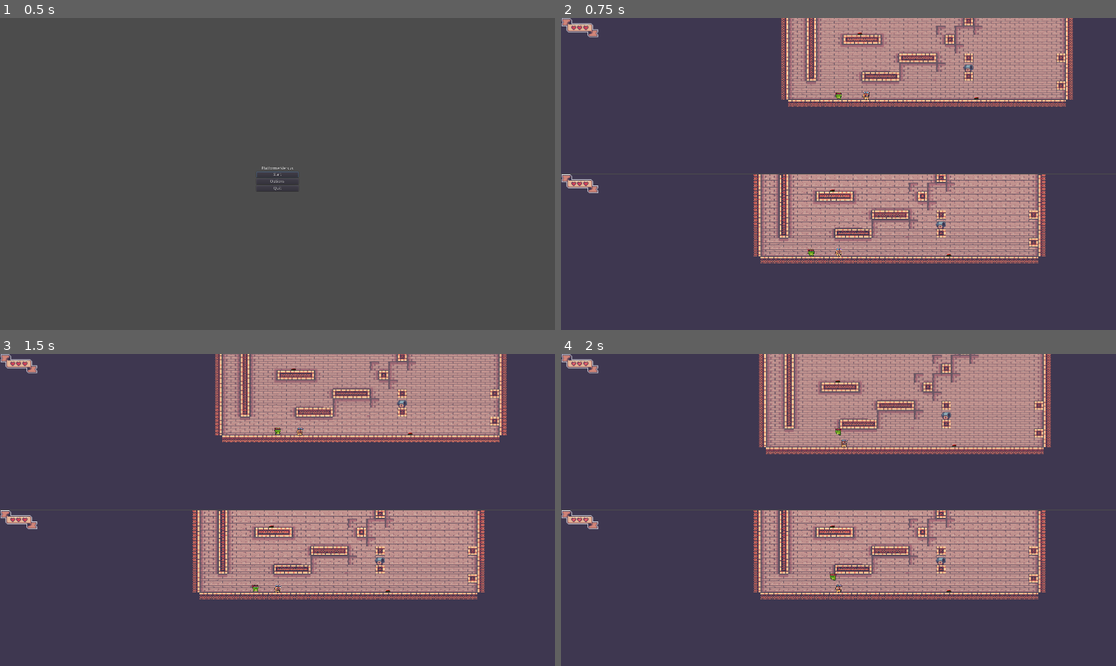
Above: before the commit, frames 1-4 (two rows, left to right).
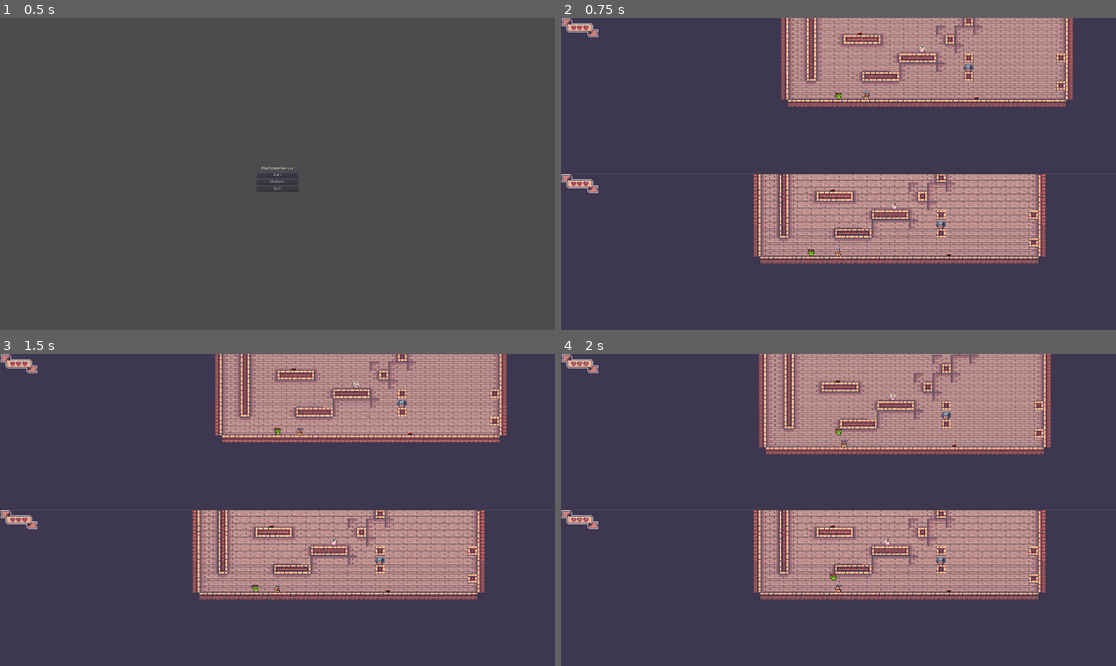
Above: after the commit, the same moments.

Repository: ccarrions/PlatformerVersus
Game: Godot game, scene res://scenes/StartMenu.tscn
Two runs of this game, one before a commit and one after it. Both use one fixed random seed, a clock stepped at 60 frames per second and the inputs below.
Inputs:
- Up to frame 1 (0.5 s): no input
- Up to frame 2 (0.75 s): click "Start" at 0.5 s
- Up to frame 3 (1.5 s): tap Enter at 1.25 s; hold Right (p1_move_right) from 1.28 s (still down)
- Up to frame 4 (2 s): keep holding Right (p1_move_right); tap Up (p1_jump) at 1.52 s

Frame 1 is identical in both runs. In frame 2, less than 0.1% of the frame differs, in the area x 59-66%, y 8-62%; in frame 3, less than 0.1%; in frame 4, less than 0.1%, in the area x 48-61%, y 12-73%.

Commit message:
Mejoras al enemigo + un jugador puede tomar control del enemigo
Saltar en la cabeza de un enemigo lo hace hostil a solamente el otro jugador.
El enemigo hace daño.

Diff:
--- a/Character/character.gd
+++ b/Character/character.gd
@@ -26,35 +26,6 @@
 
 
 func _physics_process(delta):
-
-
-
-	# Wall slide
-	if is_on_wall() and velocity.y > 30:
-		velocity.y = 30
-
-	#Animations
-	if Input.is_action_just_pressed(controls.move_right) and not Input.is_action_just_pressed(controls.move_left):
-		pivot.scale.x = 1
-	if Input.is_action_just_pressed(controls.move_left) and not Input.is_action_just_pressed(controls.move_right):
-		pivot.scale.x = -1
-	if is_on_floor():
-		if abs(velocity.x) > 10:
-			playback.travel("run")
-		else:
-			playback.travel("idle")
-	else:
-		if velocity.y < 0:
-			if is_on_wall():
-				playback.travel("wall_jump")
-			else:
-				 playback.travel("jump")
-		else:
-			if is_on_wall():
-				playback.travel("wall_jump")
-			else:
-				playback.travel("fall")
-
 	if not DEAD:
 		var move_input = Input.get_axis(controls.move_left, controls.move_right)
 		velocity = move_and_slide(velocity, Vector2.UP)
@@ -69,6 +40,33 @@
 		if is_on_wall() and Input.is_action_just_pressed(controls.move_right):
 			velocity.y = -JUMP_WALL
 			velocity.x = WALL_JUMP
+
+		# Wall slide
+		if is_on_wall() and velocity.y > 30:
+			velocity.y = 30
+
+		#Animations
+		if Input.is_action_just_pressed("p1_move_right") and not Input.is_action_just_pressed("p1_move_left"):
+			pivot.scale.x = 1
+		if Input.is_action_just_pressed("p1_move_left") and not Input.is_action_just_pressed("p1_move_right"):
+			pivot.scale.x = -1
+		if is_on_floor():
+			if abs(velocity.x) > 10:
+				playback.travel("run")
+			else:
+				playback.travel("idle")
+		else:
+			if velocity.y < 0:
+				if is_on_wall():
+					playback.travel("wall_jump")
+				else:
+					 playback.travel("jump")
+			else:
+				if is_on_wall():
+					playback.travel("wall_jump")
+				else:
+					playback.travel("fall")
+
 
 
 func take_damage():
@@ -90,11 +88,13 @@
 func _process(delta):
 	if DEAD:
 		timer -= delta
-		if timer < 0:
+		if timer < 0: # Respawn
 			self.global_position.x = 500
 			self.global_position.y = 800
-			LIVES = 1
+			LIVES = 3
 			timer = 5
+			velocity.x = 0
+			velocity.y = 0
 			Lives.reset()
 			DEAD = false
 			$CollisionShape2D.set_deferred("disabled", false)
--- a/Character/elbicho.tscn
+++ b/Character/elbicho.tscn
@@ -1,7 +1,7 @@
 [gd_scene load_steps=32 format=2]
 
 [ext_resource path="res://assets/Pixel Adventure 1/Free/Main Characters/Mask Dude/Fall (32x32).png" type="Texture" id=1]
-[ext_resource path="res://Character/character.gd" type="Script" id=2]
+[ext_resource path="res://scripts/character2.gd" type="Script" id=2]
 [ext_resource path="res://assets/Pixel Adventure 1/Free/Main Characters/Mask Dude/Idle (32x32).png" type="Texture" id=3]
 [ext_resource path="res://assets/Pixel Adventure 1/Free/Main Characters/Mask Dude/Run (32x32).png" type="Texture" id=4]
 [ext_resource path="res://assets/Pixel Adventure 1/Free/Main Characters/Mask Dude/Wall Jump (32x32).png" type="Texture" id=5]
--- a/Enemy/Enemy.gd
+++ b/Enemy/Enemy.gd
@@ -5,10 +5,14 @@
 var velocity = Vector2()
 var LeftFloor = true
 var RightFloor = true
-var threshold = 256
+var Cicle = false
+var ControlPlayer1 = false
+var ControlPlayer2 = false
+export var threshold = 128
 
 var target_pos = Vector2()
 
+onready var Tilemap = get_parent().get_child(0)
 onready var Player1 = get_parent().get_child(1)
 onready var Player2 = get_parent().get_child(2)
 
@@ -26,19 +30,31 @@
 				velocity.x = SPEED
 			else:
 				velocity.x = 0
-
+	else:
+		if RightFloor and not Cicle: # Va hasta la derecha
+			velocity.x = SPEED
+		elif LeftFloor: # llega a la derecha ("se empieza un ciclo") y empeza a ir a la izquierda
+			Cicle = true
+			velocity.x = -SPEED
+		else:  # llega a la izquierda termina el ciclo -> va hasta la derecha denuevo
+			Cicle = false
 	move_and_slide(velocity)
 
 
 
 
 func _near_player():
-	var Distance_P1 = global_position.distance_to(Player1.global_position)
-	var Distance_P2 = global_position.distance_to(Player2.global_position)
-	if Distance_P1 < Distance_P2:
+	if ControlPlayer1:
+		target_pos = Player2.global_position
+	elif ControlPlayer2:
 		target_pos = Player1.global_position
-	elif Distance_P1 > Distance_P2:
-		target_pos = Player2.global_position
+	else:
+		var Distance_P1 = global_position.distance_to(Player1.global_position)
+		var Distance_P2 = global_position.distance_to(Player2.global_position)
+		if Distance_P1 < Distance_P2:
+			target_pos = Player1.global_position
+		elif Distance_P1 > Distance_P2:
+			target_pos = Player2.global_position
 
 
 
@@ -53,23 +69,37 @@
 
 
 func _on_CollisionLeft_body_entered(body):
-	LeftFloor = true
+	if body == Tilemap:
+		LeftFloor = true
 
 
 func _on_CollisionLeft_body_exited(body):
-	LeftFloor = false
+	if body == Tilemap:
+		LeftFloor = false
 
 
 func _on_CollisionRight_body_entered(body):
-	RightFloor = true
+	if body == Tilemap:
+		RightFloor = true
 
 func _on_CollisionRight_body_exited(body):
-	RightFloor = false
+	if body == Tilemap:
+		RightFloor = false
 
 
 
 
 func _on_HitArea_body_entered(body):
-	if body == Player1 or body == Player2:
+	if (body == Player1 and not ControlPlayer1) or (body == Player2 and not ControlPlayer2):
 		body.take_damage()
 		#knockback() ??
+
+func _on_TakeControl_body_entered(body):
+	if body == Player1:
+		print("ControlPlayer1")
+		ControlPlayer1 = true
+		ControlPlayer2 = false
+	elif body == Player2:
+		print("ControlPlayer2")
+		ControlPlayer1 = false
+		ControlPlayer2 = true
--- a/Enemy/Enemy.tscn
+++ b/Enemy/Enemy.tscn
@@ -11,7 +11,10 @@
 radius = 1.0
 
 [sub_resource type="CapsuleShape2D" id=3]
-height = 7.0
+height = 4.0
+
+[sub_resource type="RectangleShape2D" id=4]
+extents = Vector2( 7, 1 )
 
 [node name="Enemy" type="KinematicBody2D"]
 script = ExtResource( 1 )
@@ -27,13 +30,13 @@
 [node name="CollisionLeft" type="Area2D" parent="."]
 
 [node name="CollisionShape2D" type="CollisionShape2D" parent="CollisionLeft"]
-position = Vector2( -16, 20 )
+position = Vector2( -32, 20 )
 shape = SubResource( 2 )
 
 [node name="CollisionRight" type="Area2D" parent="."]
 
 [node name="CollisionShape2D" type="CollisionShape2D" parent="CollisionRight"]
-position = Vector2( 16, 20 )
+position = Vector2( 32, 20 )
 shape = SubResource( 2 )
 
 [node name="HitArea" type="Area2D" parent="."]
@@ -42,8 +45,16 @@
 position = Vector2( 0, 4 )
 shape = SubResource( 3 )
 
+[node name="TakeControl" type="Area2D" parent="."]
+
+[node name="CollisionShape2D" type="CollisionShape2D" parent="TakeControl"]
+position = Vector2( 0, -8 )
+shape = SubResource( 4 )
+
 [connection signal="body_entered" from="CollisionLeft" to="." method="_on_CollisionLeft_body_entered"]
 [connection signal="body_exited" from="CollisionLeft" to="." method="_on_CollisionLeft_body_exited"]
 [connection signal="body_entered" from="CollisionRight" to="." method="_on_CollisionRight_body_entered"]
 [connection signal="body_exited" from="CollisionRight" to="." method="_on_CollisionRight_body_exited"]
 [connection signal="body_entered" from="HitArea" to="." method="_on_HitArea_body_entered"]
+[connection signal="body_entered" from="TakeControl" to="." method="_on_Area2D_body_entered"]
+[connection signal="body_entered" from="TakeControl" to="." method="_on_TakeControl_body_entered"]
--- a/scenes/Level2.tscn
+++ b/scenes/Level2.tscn
@@ -1,16 +1,17 @@
-[gd_scene load_steps=56 format=2]
+[gd_scene load_steps=57 format=2]
 
 [ext_resource path="res://assets/Sprites/14-TileSets/Terrain (32x32).png" type="Texture" id=1]
 [ext_resource path="res://Character/pepe.tscn" type="PackedScene" id=2]
 [ext_resource path="res://Character/elbicho.tscn" type="PackedScene" id=3]
 [ext_resource path="res://Character/player_1_controls.tres" type="Resource" id=4]
 [ext_resource path="res://Character/player_2_controls.tres" type="Resource" id=5]
-[ext_resource path="res://Enemy/Enemy.tscn" type="PackedScene" id=6]
+[ext_resource path="res://Character/character.gd" type="Script" id=6]
 [ext_resource path="res://scenes/button.tscn" type="PackedScene" id=7]
 [ext_resource path="res://scenes/spike.tscn" type="PackedScene" id=8]
 [ext_resource path="res://scenes/bullet.tscn" type="PackedScene" id=9]
 [ext_resource path="res://assets/Sprites/10-Cannon/Idle.png" type="Texture" id=10]
 [ext_resource path="res://scenes/Finish.tscn" type="PackedScene" id=11]
+[ext_resource path="res://Enemy/Enemy.tscn" type="PackedScene" id=12]
 
 [sub_resource type="ConvexPolygonShape2D" id=2]
 points = PoolVector2Array( 0, 0, 32, 0, 32, 32, 0, 32 )
@@ -684,7 +685,9 @@
 
 [node name="Player2" parent="." instance=ExtResource( 3 )]
 position = Vector2( 621, 813 )
+script = ExtResource( 6 )
 controls = ExtResource( 5 )
+selecLives = NodePath("")
 
 [node name="SpikeButton" parent="." instance=ExtResource( 7 )]
 position = Vector2( 600, 600 )
@@ -711,5 +714,8 @@
 position = Vector2( 1255, 288 )
 scale = Vector2( 2, 2 )
 
-[node name="Enemy" parent="." instance=ExtResource( 6 )]
-position = Vector2( 652, 367 )
+[node name="Enemy" parent="." instance=ExtResource( 12 )]
+position = Vector2( 634, 368 )
+
+[node name="Enemy2" parent="." instance=ExtResource( 12 )]
+position = Vector2( 806, 656 )
Not shown: 1 places in Enemy/Enemy.tscn that only renumber resources
